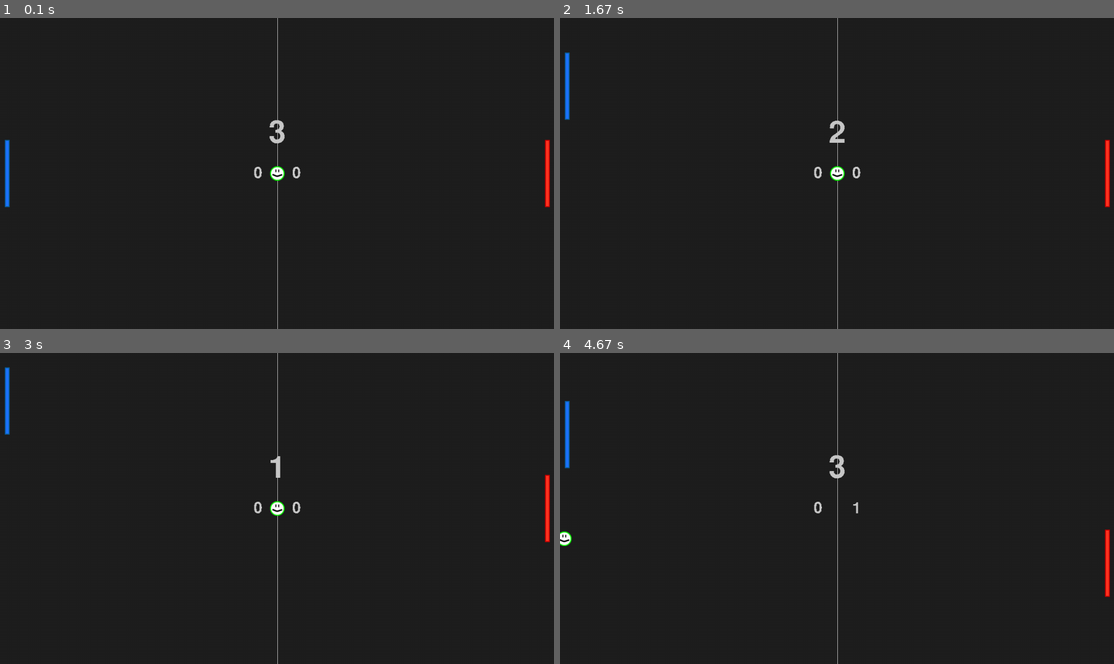
Above: before the commit, frames 1-4 (two rows, left to right).
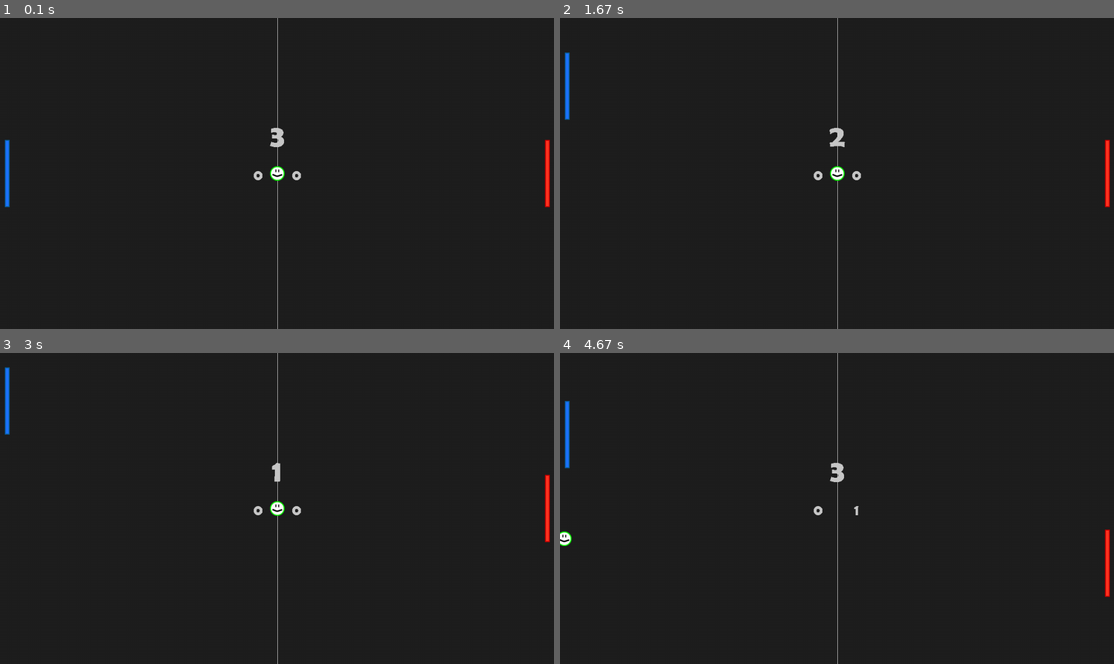
Above: after the commit, the same moments.

Repository: Apoorv012/Pong-Pygame
Game: pygame game, started from game.py
Same seed, same stepped clock (60 frames per second), same inputs: the game is played once before the commit and once after it.
Inputs:
- Up to frame 1 (0.1 s): no input
- Up to frame 2 (1.67 s): hold Up 0.33-0.8 s; hold Down 0.83-1.13 s; hold Up 1.17-1.53 s; hold Down from 1.57 s (still down)
- Up to frame 3 (3 s): release Down at 1.93 s; hold Up 1.97-2.27 s; hold Down 2.3-2.6 s; hold Up from 2.63 s (still down)
- Up to frame 4 (4.67 s): release Up at 3 s; hold Down 3.03-3.4 s; hold Up 3.43-3.73 s; hold Down 3.77-4.07 s; hold Up 4.1-4.47 s; hold Down from 4.5 s (still down)

The runs differ from the first frame. In frame 1, 0.2% of the frame differs, in the area x 45-55%, y 32-53%; in frame 2, 0.3%, in the area x 45-55%, y 33-53%; in frame 3, 0.2%; in frame 4, 0.2%.

Commit message:
Added a game logo and a font

Diff:
--- a/game.py
+++ b/game.py
@@ -24,13 +24,14 @@
 RED = (255, 40, 0)
 
 FONT_SIZE = 32
-GAME_FONT = pygame.font.Font("freesansbold.ttf", FONT_SIZE)
-PAUSE_FONT = pygame.font.Font("freesansbold.ttf", FONT_SIZE * 2)
+GAME_FONT = pygame.font.Font(os.path.join("Fonts", "BRLNSDB.TTF"), FONT_SIZE)
+PAUSE_FONT = pygame.font.Font(os.path.join("Fonts", "BRLNSDB.TTF"), FONT_SIZE * 2)
 
 # Sprites
 player_sprite = pygame.image.load(os.path.join("assets", "player-sprite.png"))
 opponent_sprite = pygame.image.load(os.path.join("assets", "opponent-sprite.png"))
 ball_sprite = pygame.image.load(os.path.join("assets", "dream-ball.png"))
+game_logo = pygame.image.load(os.path.join("assets", "game-logo.png"))
 
 # Sounds
 paddle_hit_sound = pygame.mixer.Sound(os.path.join("sounds", "paddle_hit.wav"))
@@ -78,6 +79,7 @@
 # Setting up the main window
 screen = pygame.display.set_mode((SCREEN_WIDTH, SCREEN_HEIGHT))
 pygame.display.set_caption("Pong Game")
+pygame.display.set_icon(game_logo)
 
 ## Classes
 
Binary file added: Fonts/BRLNSDB.TTF
Binary file added: assets/game-logo.png
Binary file added: assets/game_logo.ico
Not shown, added: .gitignore
Not shown, added: assets/Krita kra files/Logo.kra
Not shown, added: game.exe
